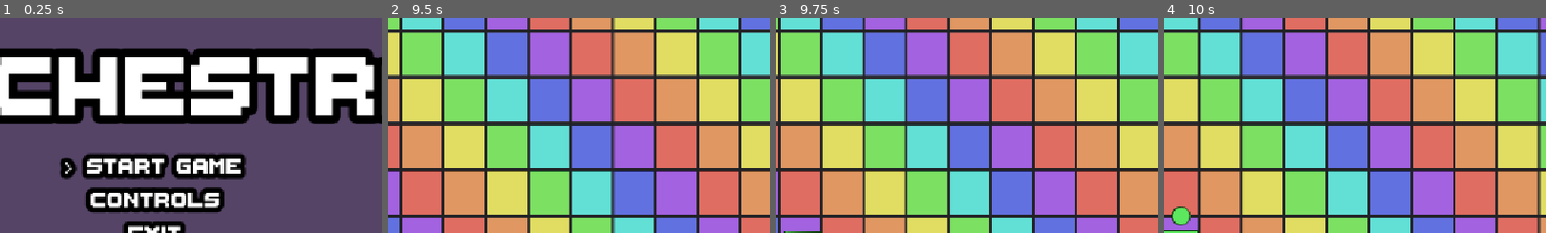
Above: before the commit, frames 1-4 (left to right).
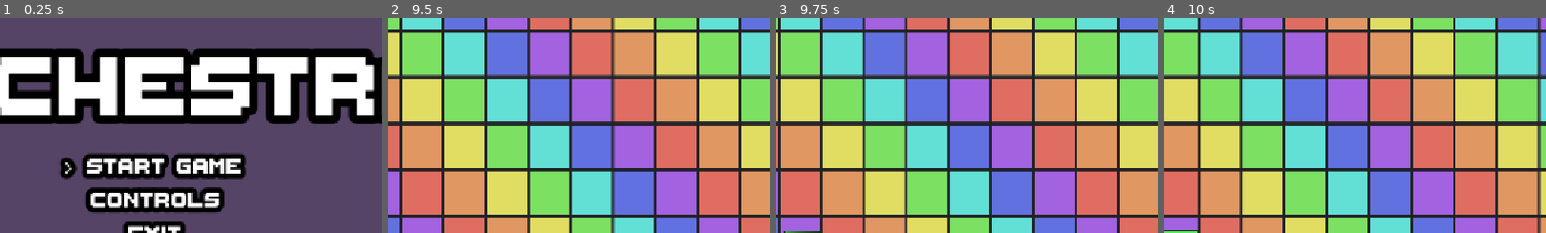
Above: after the commit, the same moments.

Repository: les-brows/la-boucle-musicale
Game: Godot game, scene res://Levels/MainMenu/MainMenu.tscn
Same seed, same stepped clock (60 frames per second), same inputs: the game is played once before the commit and once after it. Sound files missing from this copy of the repository are replaced by a short silence.
Inputs (mouse positions are % of the whole screen's width and height, from its top left):
- Up to frame 1 (0.25 s): no input
- Up to frame 2 (9.5 s): tap Enter (ui_accept) at 0.5, 0.77, 1.52, 3.02, 3.77, 4.52, 6.02, 6.77, 7.52, 9.02 s; move the mouse to (72, 45) at 0.52 s; hold D (player1_right) 0.53-1.28 s; tap Shift (player1_dash) every 1.5 s from 0.6 to 8.1 s; move the mouse to (30, 55) at 1.27 s; hold S (player1_down) 1.28-2.03 s; right-click (30, 55) at 1.35 s; move the mouse to (60, 28) at 2.02 s; hold D (player1_right) 2.03-2.78 s; move the mouse to (45, 70) at 2.77 s; hold O (player1_shoot_up) 2.78-3.53 s; right-click (45, 70) at 2.85 s; move the mouse to (80, 65) at 3.52 s; hold A (player1_left) 3.53-5.03 s; move the mouse to (20, 35) at 4.27 s; right-click (20, 35) at 4.35 s; move the mouse to (55, 50) at 5.02 s; hold S (player1_down) 5.03-5.78 s; move the mouse to (35, 25) at 5.77 s; hold D (player1_right) 5.78-6.53 s; right-click (35, 25) at 5.85 s; move the mouse to (72, 45) at 6.52 s; hold O (player1_shoot_up) 6.53-7.28 s; move the mouse to (30, 55) at 7.27 s; hold D (player1_right) 7.28-8.03 s; right-click (30, 55) at 7.35 s; move the mouse to (60, 28) at 8.02 s; hold S (player1_down) 8.03-8.78 s; move the mouse to (45, 70) at 8.77 s; hold A (player1_left) from 8.78 s (still down); right-click (45, 70) at 8.85 s
- Up to frame 3 (9.75 s): move the mouse to (80, 65) at 9.52 s; release A (player1_left) at 9.53 s; hold O (player1_shoot_up) from 9.53 s (still down); tap Shift (player1_dash) at 9.6 s
- Up to frame 4 (10 s): keep holding O (player1_shoot_up); tap Enter (ui_accept) at 9.77 s
The pictures show only the part of the screen within x 30-80%, y 36-86%; the shares and areas given below are measured in that part.

Frames 1-3 are identical in both runs. In frame 4, 0.4% of the frame differs, in the area x 2-7%, y 87-97%.

Commit message:
fix: Audio sync

Diff:
--- a/Rythm/metronome.gd
+++ b/Rythm/metronome.gd
@@ -5,13 +5,35 @@
 var seconds_elapsed: float = 0.0
 var time_start: float = 0.0
 
+var start_metronome: bool = false
+var last_playback_pos: float = -1.0
+var num_loop: int = 0
+
+var audio_player: AudioStreamPlayer = null
+var stream_length_sec: float = 0
+
 func _init() -> void:
-	time_start = Time.get_unix_time_from_system()
+	pass
+
+func set_audio_node(_audio_player: AudioStreamPlayer):
+	audio_player = _audio_player
+	print(audio_player)
+	stream_length_sec = audio_player.stream.get_length()
+	time_start = wrap_get_playback_position()
 	last_beat = 0
+	start_metronome = true
 
 func _process(_delta: float) -> void:
-	seconds_elapsed = Time.get_unix_time_from_system() - time_start
-	while(next_beat_position < seconds_elapsed):
-		Globals.beat_launched.emit(last_beat)
-		last_beat += 1
-		next_beat_position = last_beat *  60.0 / Globals.BPM
+	if(start_metronome):
+		seconds_elapsed = wrap_get_playback_position() - time_start
+		while(next_beat_position < seconds_elapsed):
+			Globals.beat_launched.emit(last_beat)
+			last_beat += 1
+			next_beat_position = last_beat *  60.0 / Globals.BPM
+
+func wrap_get_playback_position() -> float:
+	var playback_pos: float = audio_player.get_playback_position()
+	if(playback_pos < last_playback_pos):
+		num_loop+=1
+	last_playback_pos = playback_pos
+	return num_loop * stream_length_sec + playback_pos
--- a/Rythm/music_manager.gd
+++ b/Rythm/music_manager.gd
@@ -1 +1,4 @@
 extends Node
+
+func _ready() -> void:
+	$Metronome.set_audio_node($Music)
Not shown: 1 places in Objects/Enemies/Laser.tscn that only renumber resources
